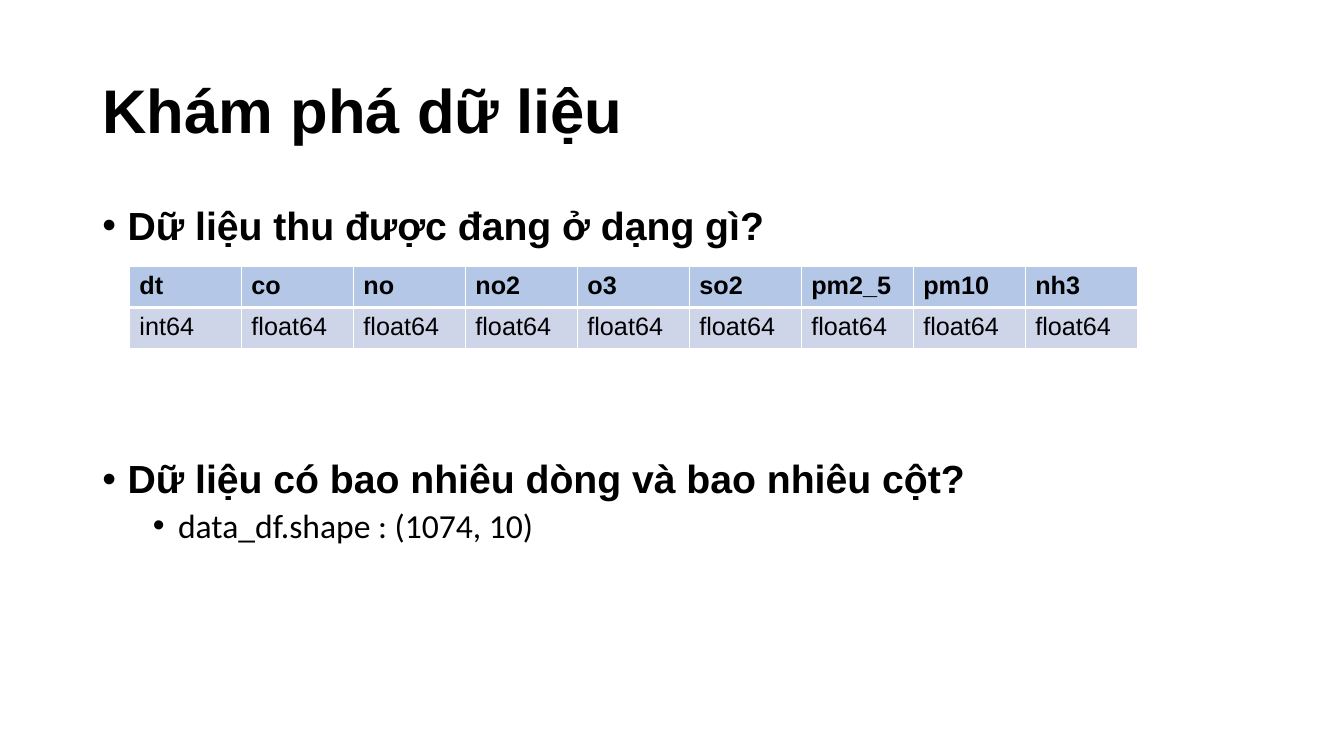
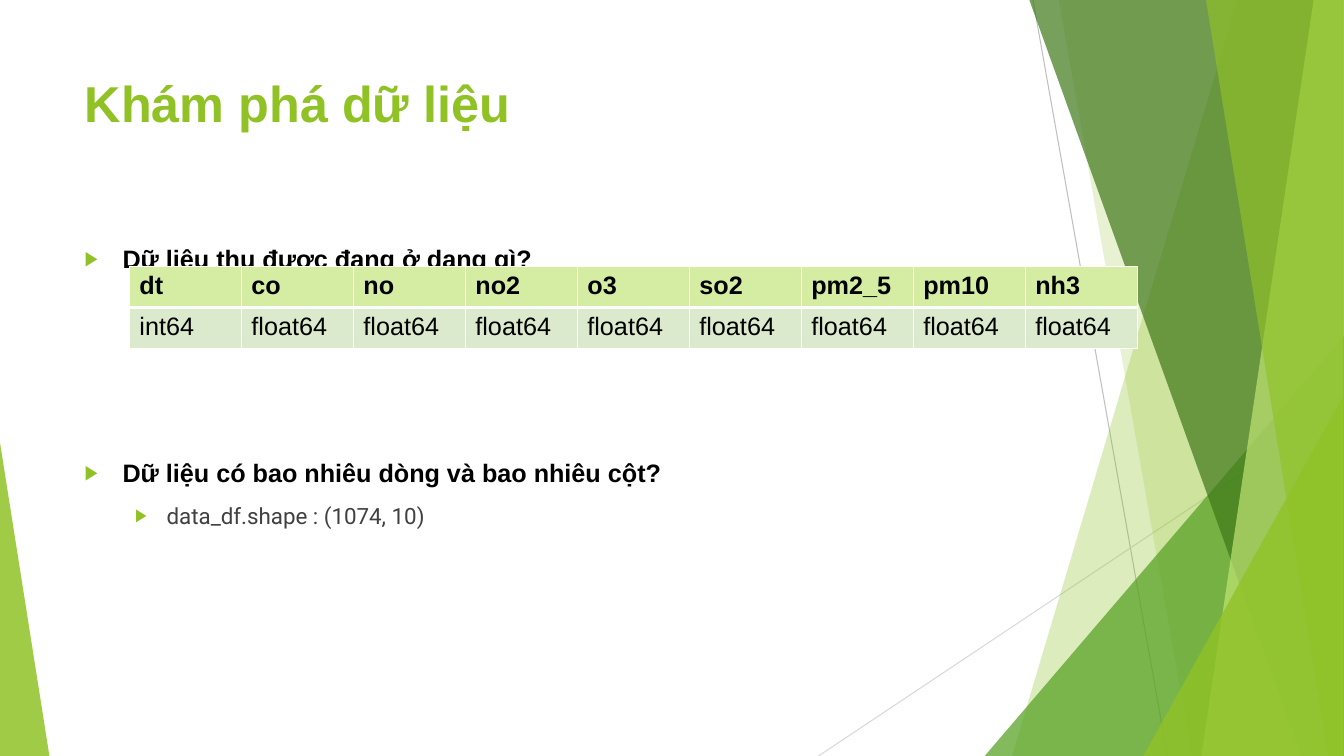
Before and after one commit to JustKidding2K/Data-science-Final-project, a slide deck: slide 8 of Slide.pptx. Drawn at 1344x756 pixels with LibreOffice and Linux fonts; fonts in the diff are those of the drawing. Boxes give left, top, right and bottom in pixels: in the first picture for what was removed or moved away, otherwise in the second. Text is boxed around its words. In the diff, an @@ line names an element or a change of style, - is before the commit and + after.

```diff
--- a/Slide.pptx
+++ b/Slide.pptx
@@ title "Khám phá dữ liệu": place and size @@
-title "Khám phá dữ liệu" at (102, 87, 622, 145)
+title "Khám phá dữ liệu" at (85, 84, 510, 132)
@@ title "Khám phá dữ liệu" at (85, 84, 510, 132): size 44 to 36 pt, text colour #000000 to #90C226; line spacing 0.9 to 1; vertical alignment middle to top @@
@@ text "Dữ liệu thu được đang ...": place and size @@
-text "Dữ liệu thu được đang ..." at (128, 210, 965, 544)
+text "Dữ liệu thu được đang ..." at (123, 248, 661, 529)
@@ text "Dữ liệu thu được đang ..." at (123, 248, 661, 529): size 28 to 18 pt in "Dữ liệu thu được đang ở dạng ...", "Dữ liệu có bao nhiêu dòng và ..."; size 24 to 16 pt, font Calibri to Roboto, text colour #000000 to #404040 in "data_df.shape : (1074, 10)"; bullet • to ▶; line spacing 0.9 to 1; more space between paragraphs @@
@@ table at (129, 266, 1136, 348) @@
@@ fill #B4C7E7 to #D5EDA2 in row 1 @@
@@ fill #CFD5EA to #DBE9CD in row 2 @@
@@ group added at (0, 0, 1344, 756): 5 freeform shapes, 3 triangles, 2 lines @@
```
Also in this commit, not shown: 18 other slides changed, 6 slides added, 1 slide removed, 1 other file.
